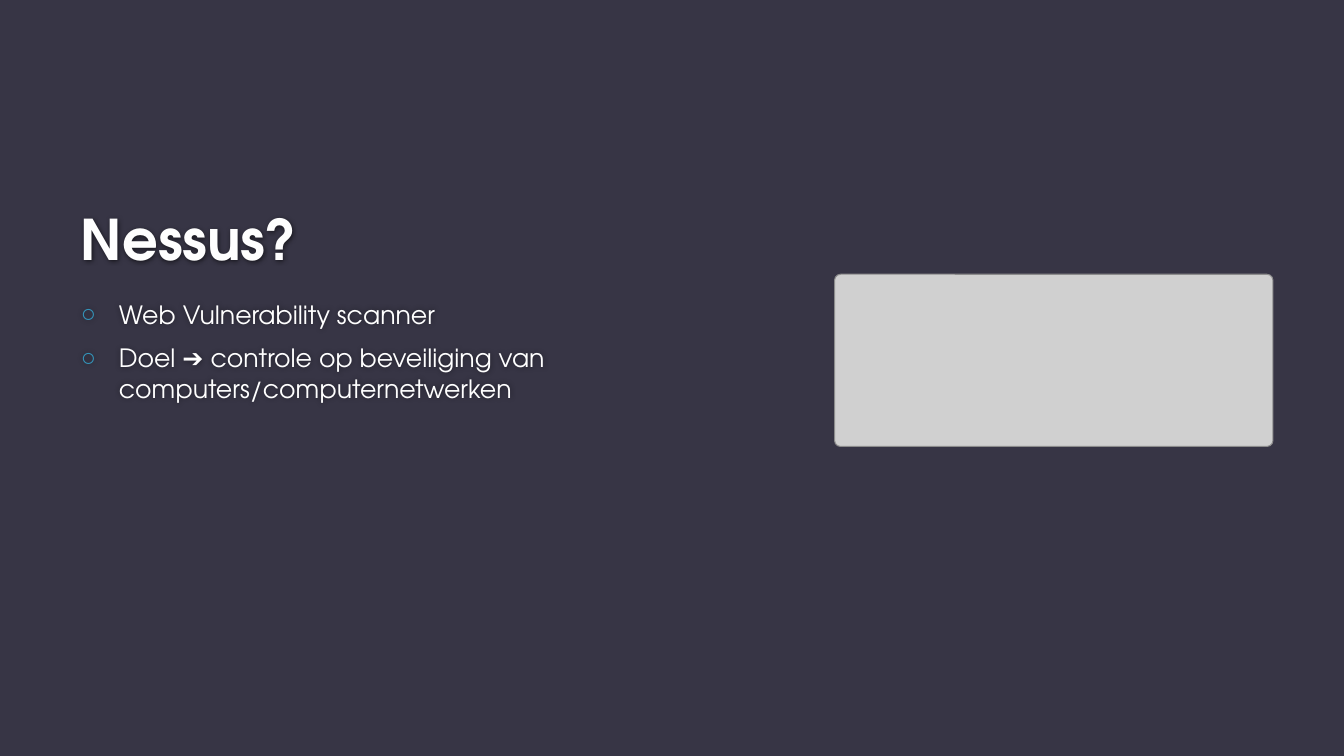
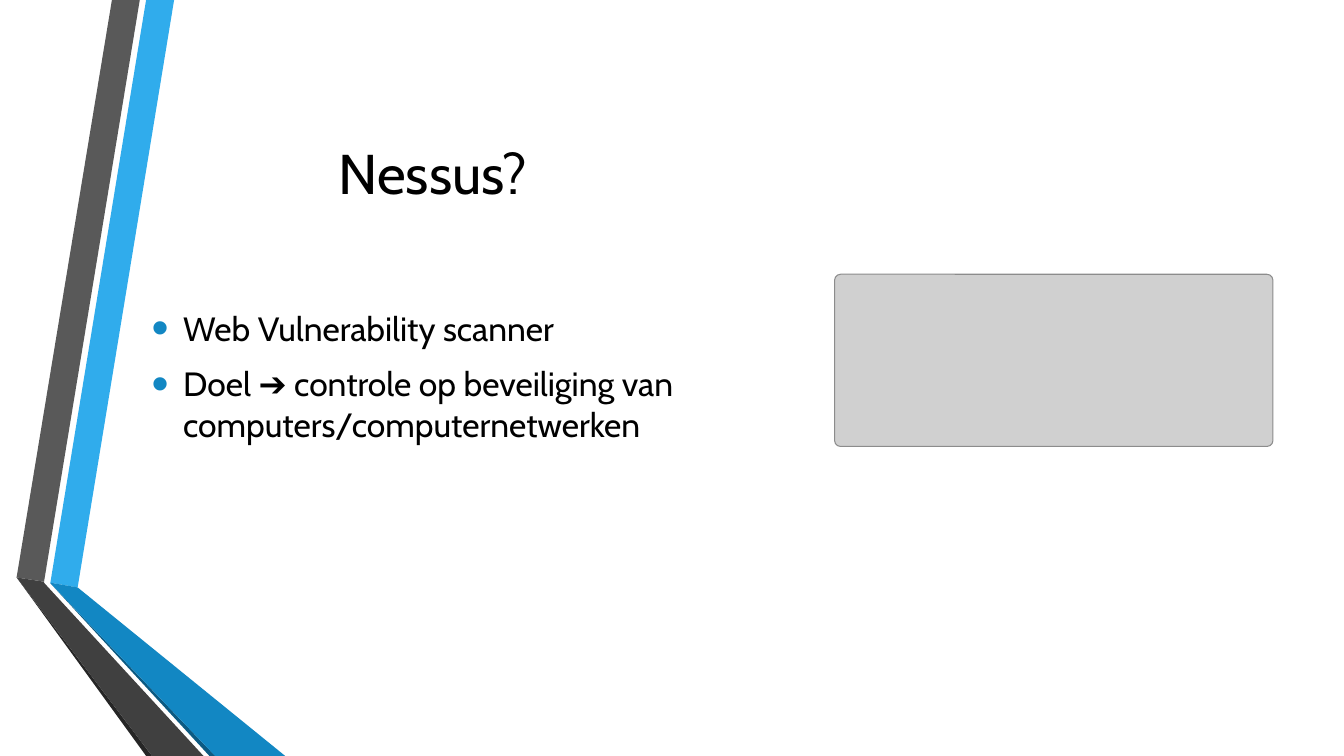
Before and after one commit to Bramelvix/Basic-Security, a slide deck: slide 3 of Opdracht BasicSecurity Systems&Networks aspect/presentatieBS.pptx. Drawn at 1344x756 pixels with LibreOffice and Linux fonts; fonts in the diff are those of the drawing; grey boxes stand for pictures; background and template pictures are left out. Boxes give left, top, right and bottom in pixels: in the first picture for what was removed or moved away, otherwise in the second. Text is boxed around its words. In the diff, an @@ line names an element or a change of style, - is before the commit and + after.

```diff
--- a/Opdracht BasicSecurity Systems&Networks aspect/presentatieBS.pptx
+++ b/Opdracht BasicSecurity Systems&Networks aspect/presentatieBS.pptx
@@ background #373545 to picture (left out) @@
@@ title "Nessus?" at (x1=339, y1=152, x2=528, y2=195): font TeX Gyre Adventor to Cabin, text colour #FEFEFE to #000000, bold off; alignment left to centre; vertical alignment bottom to middle @@
@@ text "Web Vulnerability scanner" moved from (x1=119, y1=305, x2=545, y2=403) to (x1=183, y1=315, x2=673, y2=445) @@
@@ text "Web Vulnerability scanner" at (x1=183, y1=315, x2=673, y2=445): size 18 to 24 pt, font TeX Gyre Adventor to Cabin, text colour #FFFFFF to #000000; bullet ○ to •; more space between paragraphs; bullet colour #3494BA to #1287C3 @@
@@ group added at (x1=16, y1=0, x2=285, y2=756): 6 freeform shapes @@
```
Also in this commit, not shown: 18 other slides changed, 7 other files.
